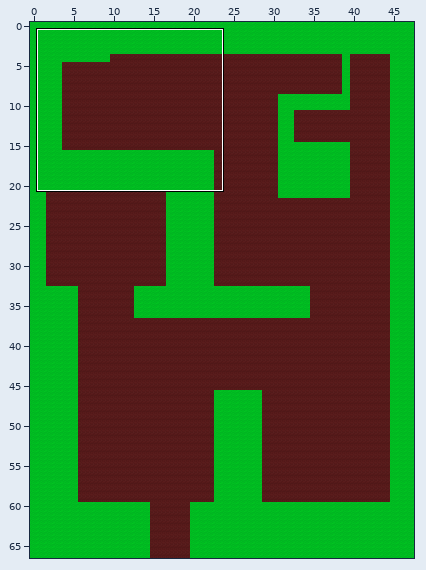
An edit to a level. Tiled map, assets/maps/forest.tmx. The picture above shows the old version from afar; the outline marks the close-up.
Close-up. As it was:
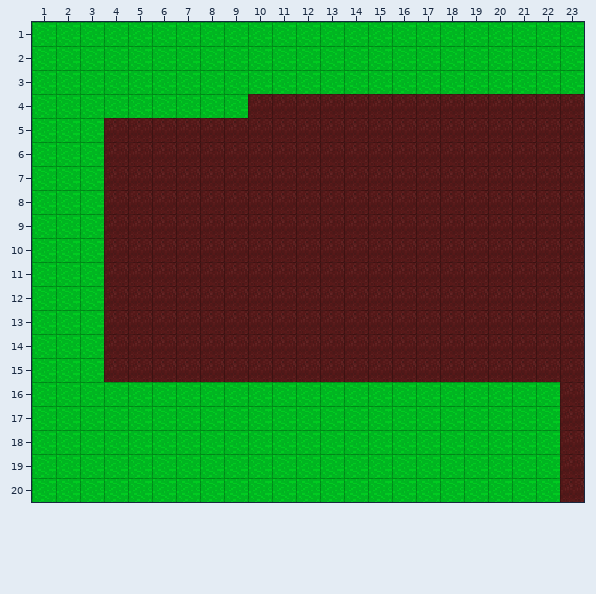
Cells are 16x16 px. Shown: x 1..23, y 1..20. The commit also changed other parts of the map, which this record leaves out.
After the commit:
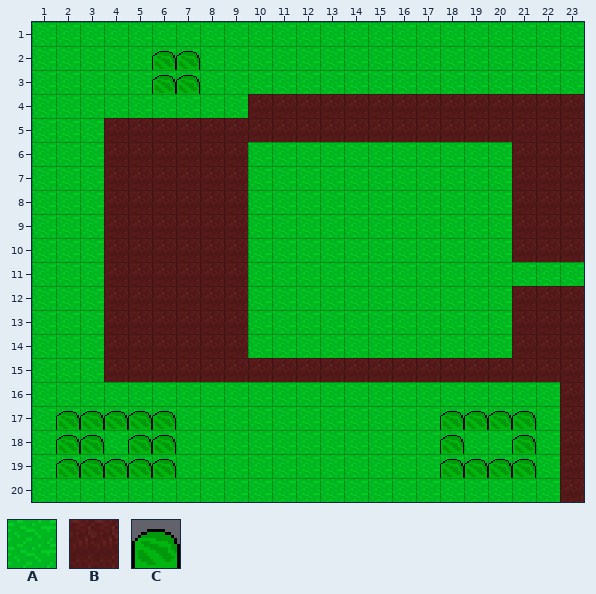
Key: from "edit_tileset": A 0, B 6, C 8.
_ is an empty cell, . an unchanged one.
Changes in this commit:
--- layer "layer_0"
@@ x 10..23 @@
- 6 BBBBBBBBBBB...
- 7 BBBBBBBBBBB...
- 8 BBBBBBBBBBB...
- 9 BBBBBBBBBBB...
-10 BBBBBBBBBBB...
-11 BBBBBBBBBBBBBB
-12 BBBBBBBBBBB...
-13 BBBBBBBBBBB...
-14 BBBBBBBBBBB...
+ 6 AAAAAAAAAAA...
+ 7 AAAAAAAAAAA...
+ 8 AAAAAAAAAAA...
+ 9 AAAAAAAAAAA...
+10 AAAAAAAAAAA...
+11 AAAAAAAAAAAAAA
+12 AAAAAAAAAAA...
+13 AAAAAAAAAAA...
+14 AAAAAAAAAAA...
--- layer "layer_2"
@@ x 6..7 @@
- 2 __
- 3 __
+ 2 CC
+ 3 CC
@@ x 2..21 @@
-17 _____...........____
-18 __.__..........._.._
-19 _____...........____
+17 CCCCC...........CCCC
+18 CC.CC...........C..C
+19 CCCCC...........CCCC
Pixel boxes of the changes (left, top, right, bottom) in both close-ups:
added: (152, 51, 200, 94)
changed: (248, 142, 584, 358)
added: (56, 411, 176, 478)
added: (440, 411, 536, 478)
